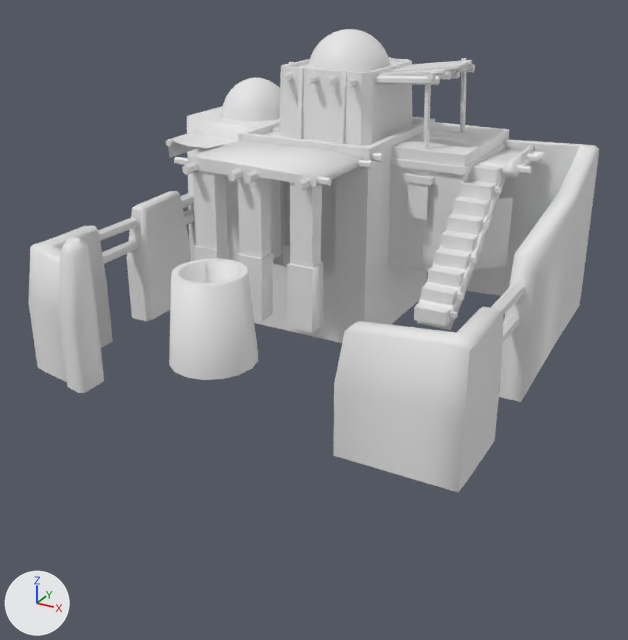
What one commit did to the COLLADA model art/meshes/structural/umay_colony_CC.dae.
The view is the same before and after, from a 50 mm lens placed at (23.6, -45.8, 19.3), pointed at (-0.3, -2.3, -2.5). Lighting does not change. The marker at lower left points along +X, +Y and +Z. Vertices at the same position are counted once.
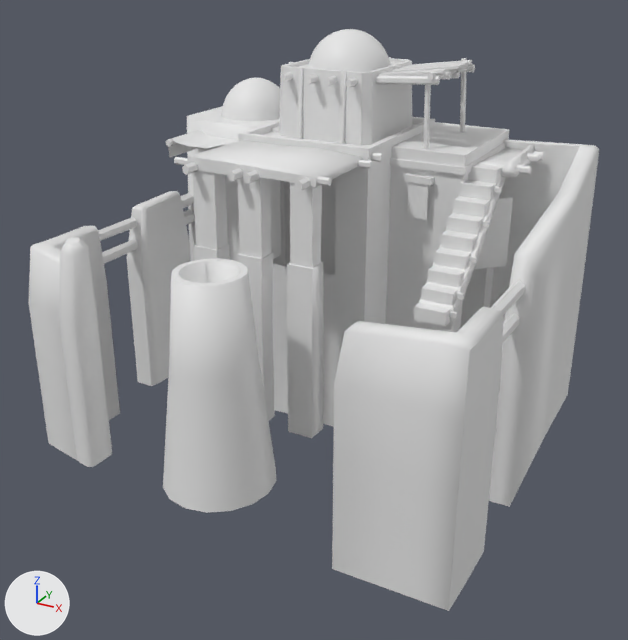
What differs and where, as boxes (x1, y1, x2, y2) in the pictures (628 x 640 px):
'Cube_004', reshaped (26% taller): before (28, 29, 599, 492); after (28, 29, 599, 611)
part 1 of me_cube_001, added: after (38, 245, 580, 611)

Patch to the scene script:
```diff
--- a/art/meshes/structural/umay_colony_CC.dae.py
+++ b/art/meshes/structural/umay_colony_CC.dae.py
@@ me_cube_001 @@
 # used by ob_cube_004; location = (0.0, 0.0, 0.0)
-me_cube_001.from_pydata(...)  # 1400 vertices, 2228 faces; spans x -14.8..13.2, y -13.2..12.5, z -5.2..13.9
+me_cube_001.from_pydata(...)  # 1498 vertices, 2424 faces; spans x -14.8..13.2, y -14.0..12.5, z -11.5..13.9
+# me_cube_001 part 1
+# 18 vertices are added at x -14.7..1.3, y -14.0..-7.2, z -10.3..-9.8
+# 16 new vertices lie (0.0, 0.0, -7.0) away from vertices in x 4.6..13.2, y -12.9..12.1, z -4.4..-4.1
+# 14 new vertices lie (0.0, 0.0, -7.1) away from vertices in x -6.8..12.8, y -5.8..11.6, z -4.1..-1.6
+# 13 new vertices lie (0.0, 0.0, -5.1) away from vertices in x -14.7..-9.5, y -13.2..2.1, z -5.0..-4.8
+# 12 new vertices lie (0.0, 0.0, -5.8) away from vertices in x -14.7..-6.1, y 3.6..10.9, z -4.7..-0.4
+# 10 new vertices lie (0.0, 0.0, -10.8) away from vertices in x -6.0..6.7, y 3.7..12.4, z -0.4..4.2
+# 9 new vertices lie (0.0, 0.0, -5.4) away from vertices in x -14.7..-10.3, y -12.9..-6.7, z -5.2..-4.8
+# 6 new vertices lie (0.0, 0.0, -6.4) away from vertices in x -7.3..1.9, y 0.4..10.9, z -5.1
+# 196 new faces join them
```
